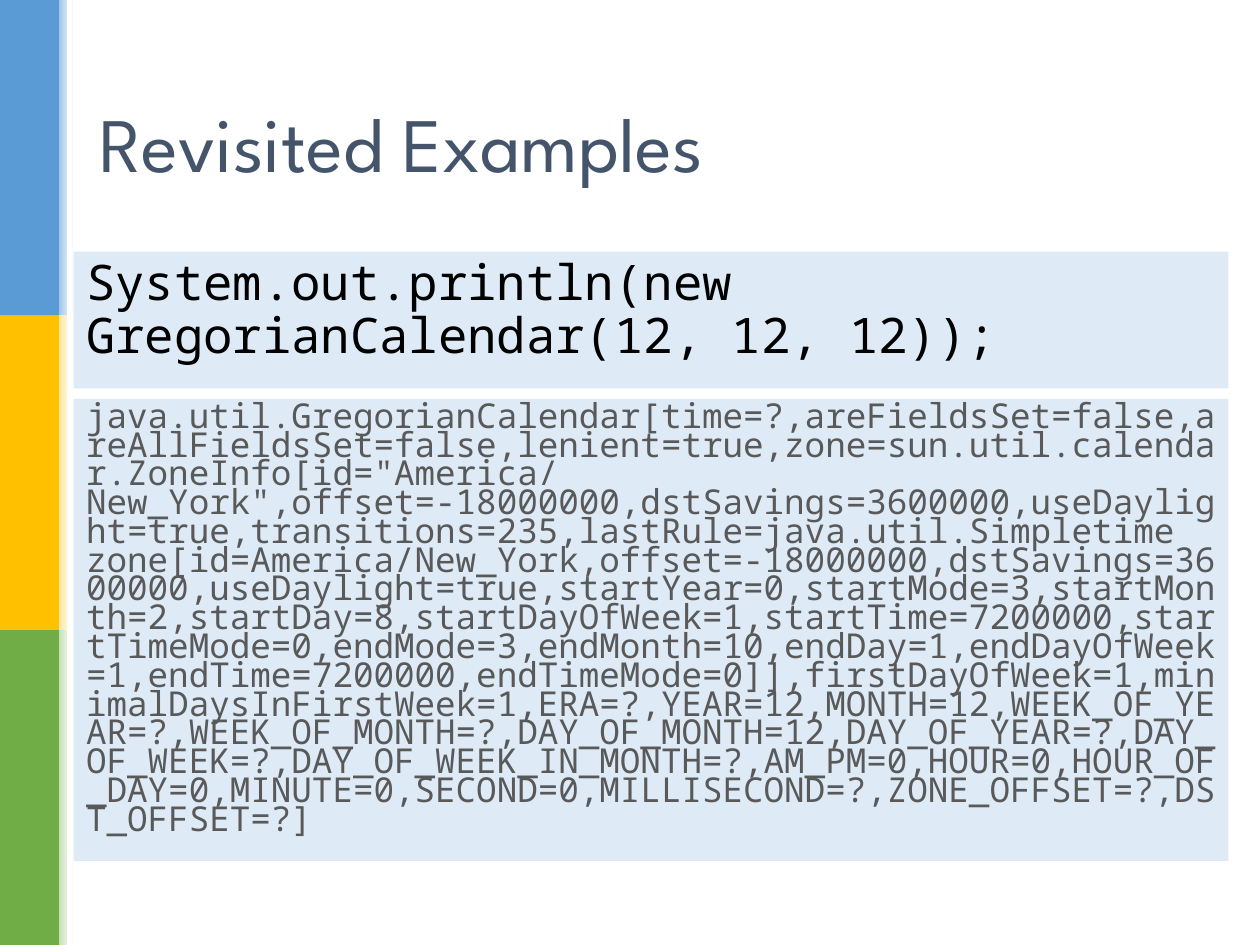
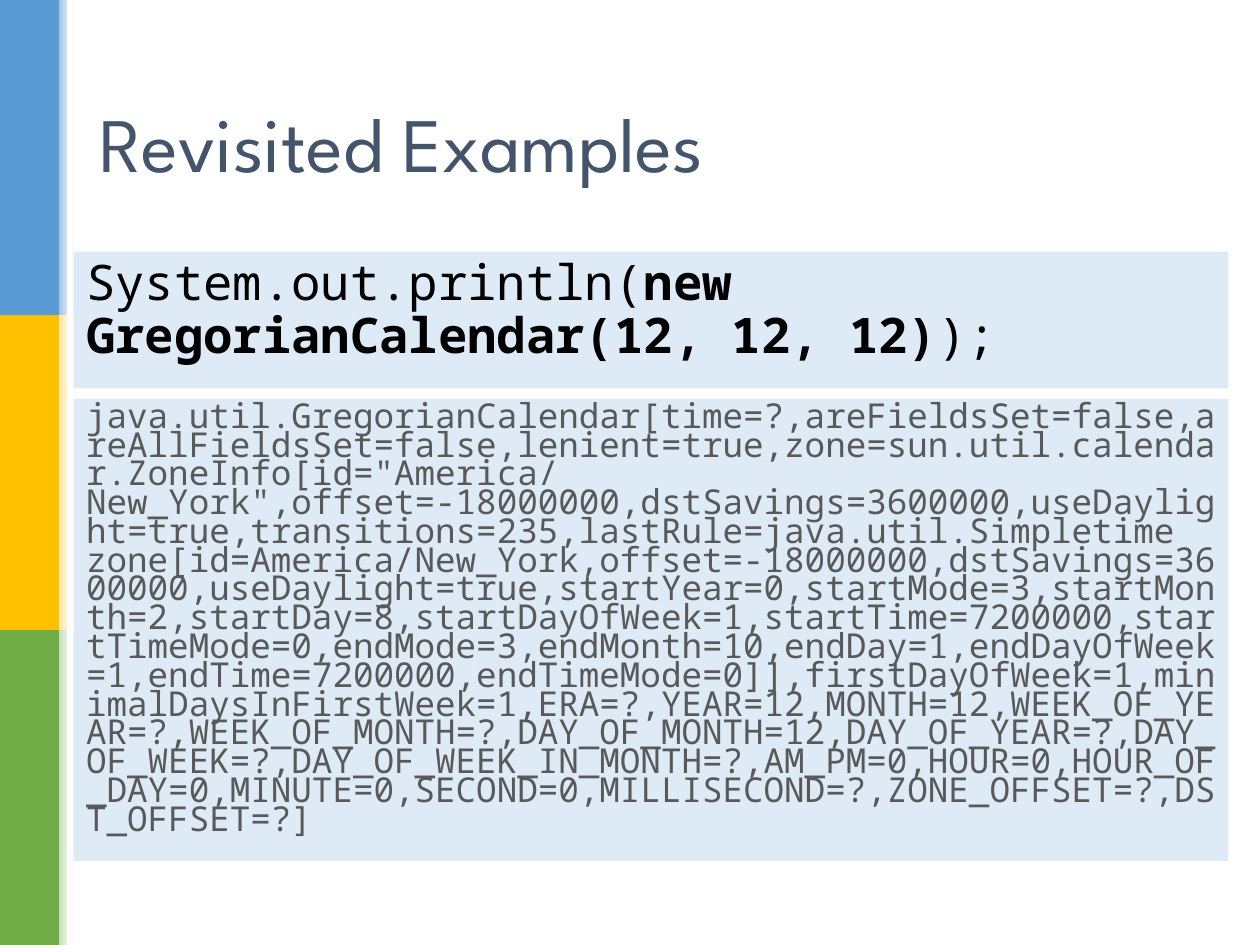
Before and after one commit to sualeh/make-a-date, a slide deck: slide 6 of Java 8 Date and Time API.pptx (slide 8 before the commit). Drawn at 1260x945 pixels with LibreOffice and Linux fonts; fonts in the diff are those of the drawing; background and template pictures are left out. Boxes give left, top, right and bottom in pixels: in the first picture for what was removed or moved away, otherwise in the second. Text is boxed around its words. In the diff, an @@ line names an element or a change of style, - is before the commit and + after.

```diff
--- a/Java 8 Date and Time API.pptx
+++ b/Java 8 Date and Time API.pptx
@@ text "System.out.println(new GregorianCalendar(12, 12, 12));" at box(73, 252, 1228, 389): bold on in "System.out.println(new GregorianCalendar(12, 12, 12));" @@
```
Also in this commit, not shown: 8 other slides changed.
